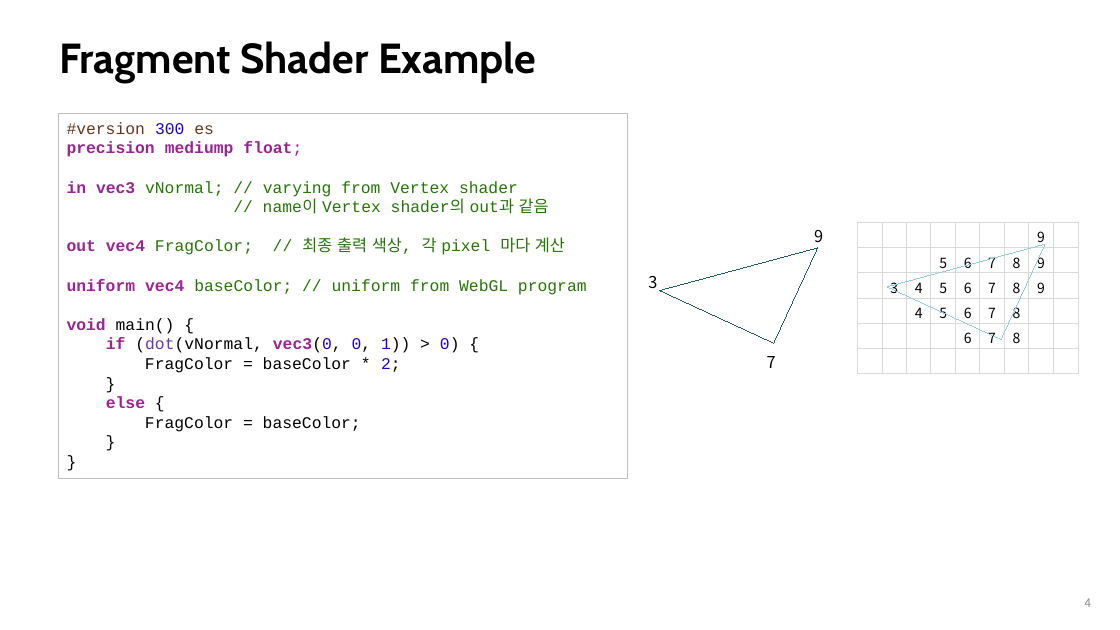
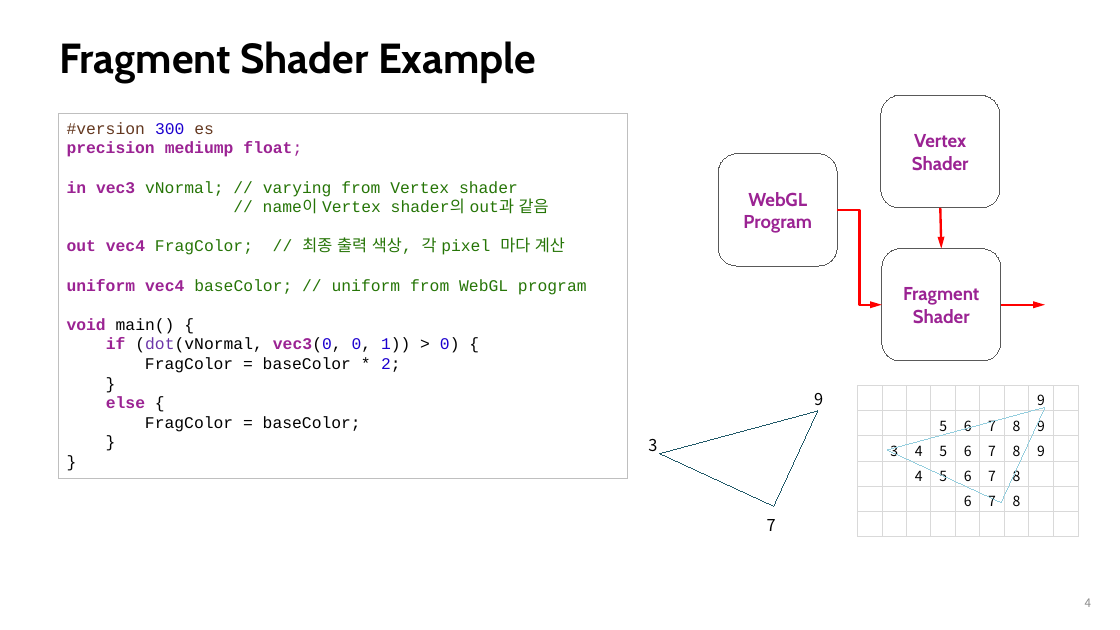
Before and after one commit to nieRmocha/-WebGLDist, a slide deck: slide 4 of Notes/02_1_RenderingBasics.pptx. Drawn at 1120x630 pixels with LibreOffice and Linux fonts; fonts in the diff are those of the drawing. Boxes give left, top, right and bottom in pixels: in the first picture for what was removed or moved away, otherwise in the second. Text is boxed around its words. In the diff, an @@ line names an element or a change of style, - is before the commit and + after.

```diff
--- a/Notes/02_1_RenderingBasics.pptx
+++ b/Notes/02_1_RenderingBasics.pptx
@@ rounded rectangle added at (881, 96, 1001, 208), outline #595959 0.75 pt, 16 pt, text #9B2393, bold @@
+Vertex
+Shader
@@ rounded rectangle added at (718, 154, 838, 266), outline #595959 0.75 pt, 16 pt, text #9B2393, bold @@
+WebGL
+Program
@@ arrow added from (940, 208) to (942, 249), #FF0000 2 pt @@
@@ elbow arrow added from (838, 210) to (882, 305), #FF0000 2 pt @@
@@ rounded rectangle added at (882, 249, 1002, 361), outline #595959 0.75 pt, 16 pt, text #9B2393, bold @@
+Fragment
+Shader
@@ arrow added from (1001, 305) to (1045, 305), #FF0000 2 pt @@
@@ 3 texts, 2 triangles, 1 table: place and size @@
-3 texts, 2 triangles, 1 table at (648, 192, 1078, 374)
+3 texts, 2 triangles, 1 table at (648, 355, 1078, 537)
```
Also in this commit, not shown: 2 other slides changed.
